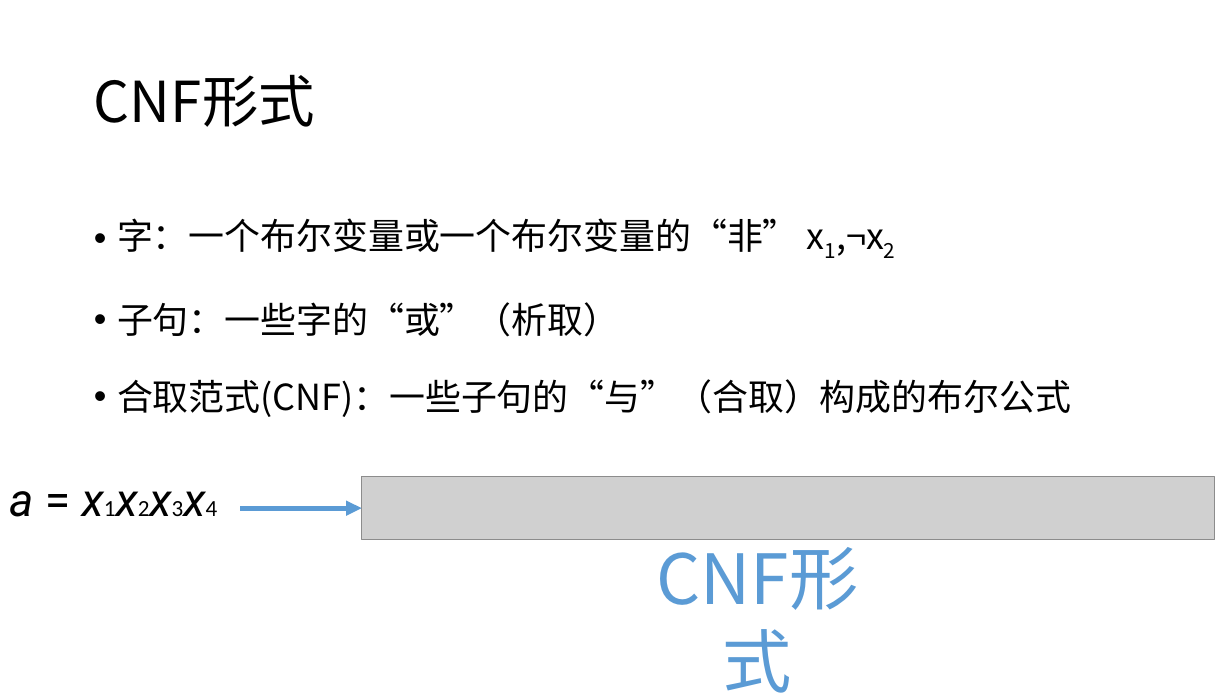
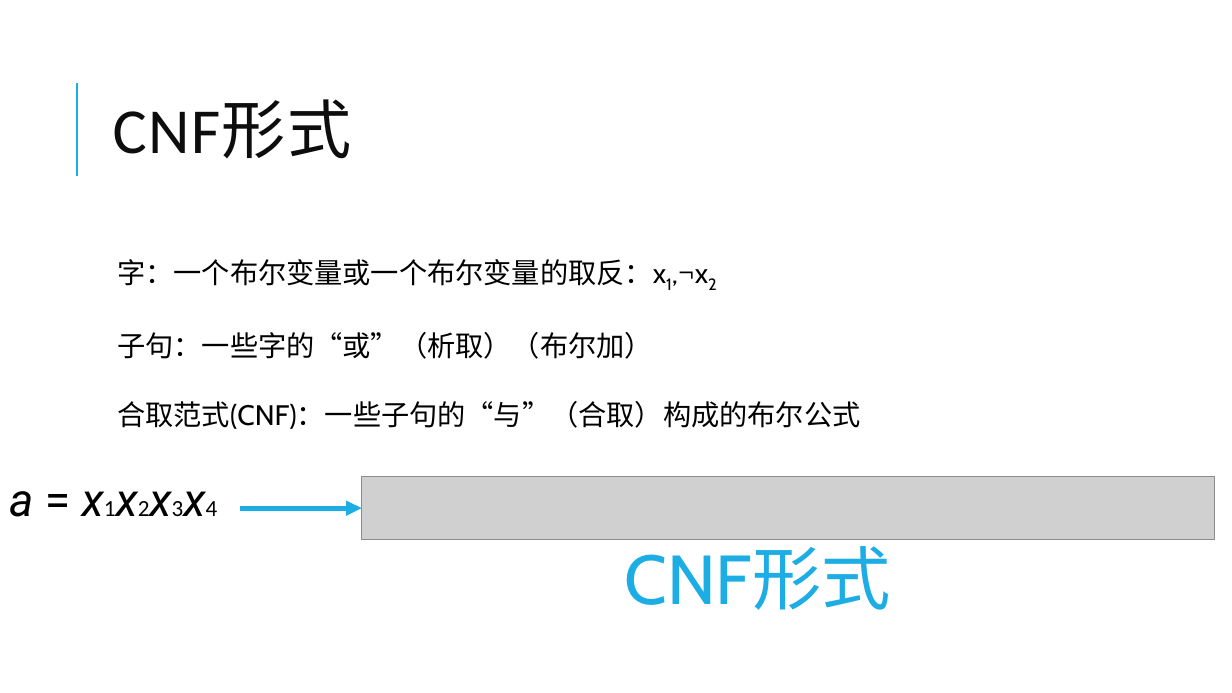
Before and after one commit to yberlin/hello-world, a slide deck: slide 5 of 数电/代数解析器与其密码学领域的应用.pptx. Drawn at 1232x693 pixels with LibreOffice and Linux fonts; fonts in the diff are those of the drawing; grey boxes stand for pictures. Boxes give left, top, right and bottom in pixels: in the first picture for what was removed or moved away, otherwise in the second. Text is boxed around its words. In the diff, an @@ line names an element or a change of style, - is before the commit and + after.

```diff
--- a/数电/代数解析器与其密码学领域的应用.pptx
+++ b/数电/代数解析器与其密码学领域的应用.pptx
@@ title "CNF形式": place and size @@
-title "CNF形式" at [94,74,315,127]
+title "CNF形式" at [113,99,352,159]
@@ title "CNF形式" at [113,99,352,159]: size 44 to 50 pt, font Noto Sans CJK SC to Calibri, text colour #000000 to #0D0D0D, letter spacing 0 to 1 pt; line spacing 0.9 to 0.8 @@
@@ line added from (77, 176) to (77, 83), #1CADE4 1.5 pt @@
@@ text "字：一个布尔变量或一个布尔变量的取反：x1,¬x2": place and size @@
-text "字：一个布尔变量或一个布尔变量的取反：x1,¬x2" at [117,218,1071,417]
+text "字：一个布尔变量或一个布尔变量的取反：x1,¬x2" at [117,259,860,429]
@@ text at [117,259,666,359]: text changed; size 28 to 22 pt; font Noto Sans CJK SC to Cabin @@
-• 字：一个布尔变量或一个布尔变量的“非” x1,¬x2
-• 子句：一些字的“或”（析取）
+  字：一个布尔变量或一个布尔变量的取反：x1,¬x2
+  子句：一些字的“或”（析取）（布尔加）
@@ text at [117,401,860,429]: size 28 to 22 pt, font Noto Sans CJK SC to Cabin in "合取范式(CNF)：一些子句的“与”（合取）构成的布尔公式"; bullet • to  ; more space between paragraphs @@
@@ arrow (240, 508) - (361, 508): stroke #5B9BD5 4 pt to #1CADE4 4 pt @@
@@ text "CNF形式" at [624,546,890,610]: font Noto Sans CJK SC to Cabin, text colour #5B9BD5 to #1CADE4 @@
```
Also in this commit, not shown: 10 other slides changed, 7 slides added, 2 other files.
